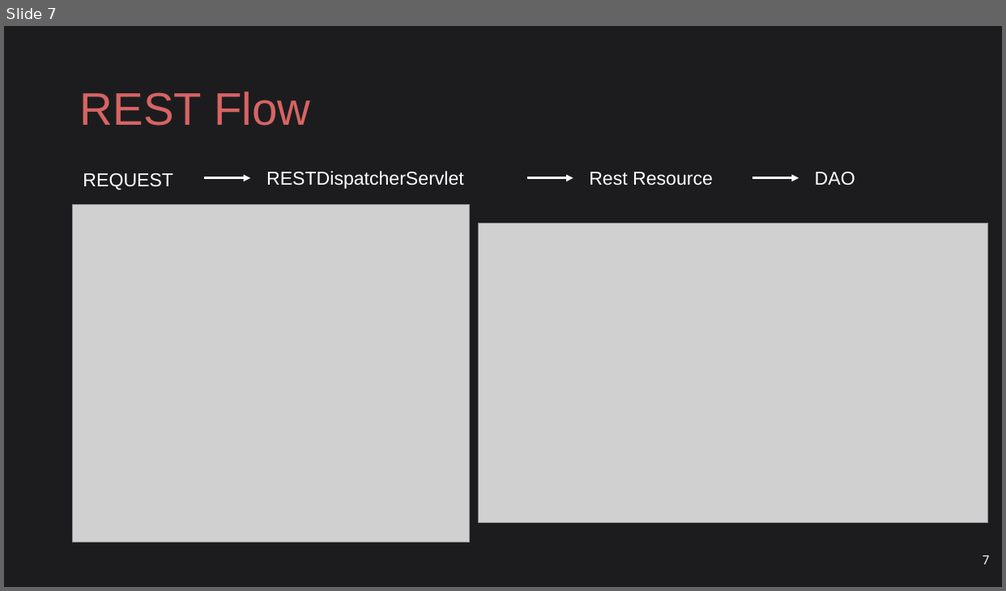
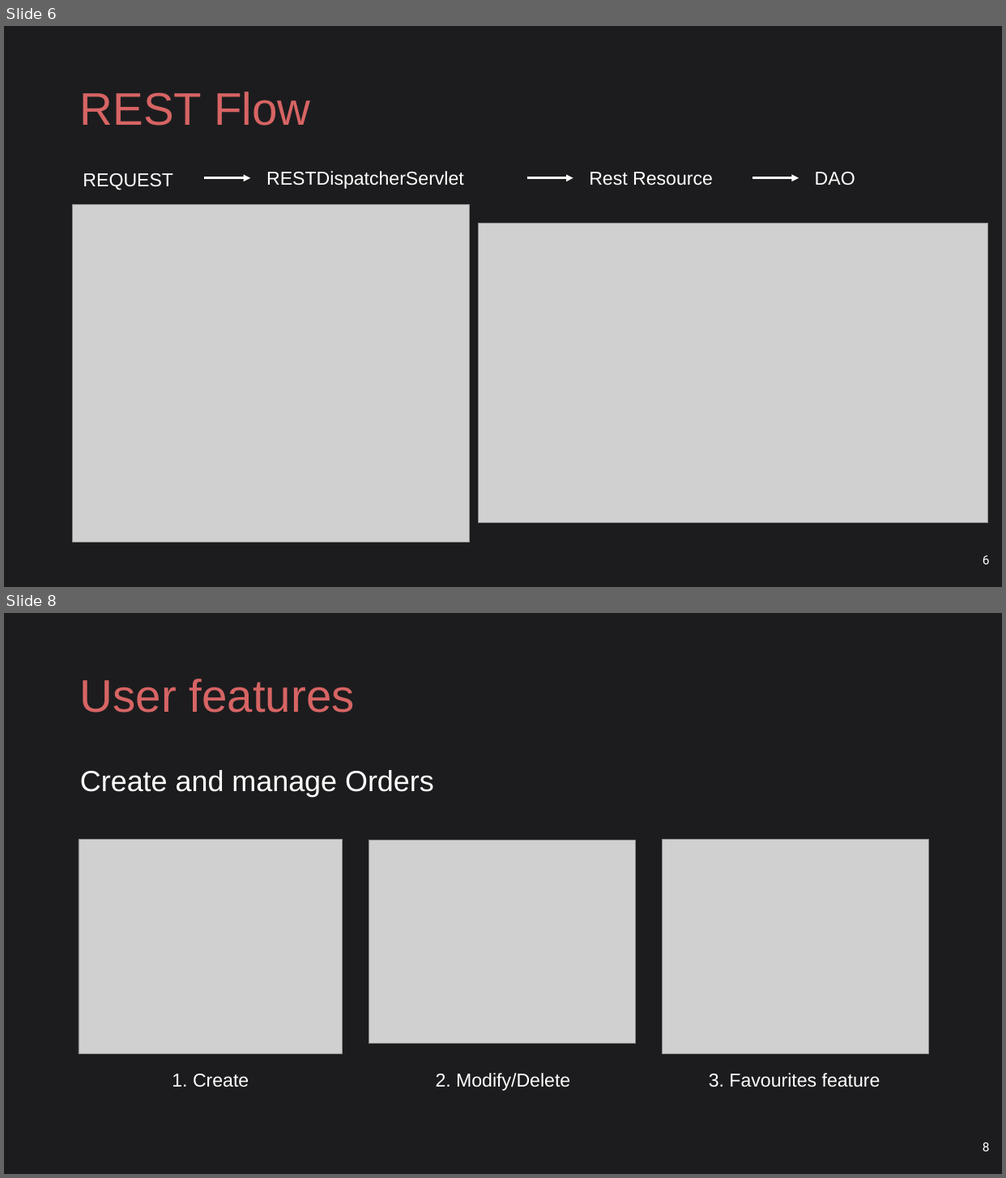
Before and after one commit to ludovicodimartino/webApplicationUniProject, a slide deck: WaCar.pptx. Shown one above the other, each under a label of ours: slide 7 before the commit, slides 6 and 8 after it; the slides between them are not shown. The pictures are 1006x591 and 1006x1178 pixels, drawn with LibreOffice and Linux fonts; fonts in the diff are those of the drawing; grey boxes stand for pictures. Boxes give left, top, right and bottom in pixels: in the first picture for what was removed or moved away, otherwise in the second. Text is boxed around its words. In the diff, an @@ line names an element or a change of style, - is before the commit and + after.

Commit message:
- PPT update - Padding in list orders (responsive)

```diff
--- a/WaCar.pptx
+++ b/WaCar.pptx
@@ slide 8 added at [4, 613, 1002, 1174], background #1C1C1E @@
@@ title added at [80, 679, 355, 713], 44 pt, text #D76464 @@
+User features
@@ text added at [80, 770, 434, 797], 28 pt, text #FFFFFF @@
+Create and manage Orders
@@ picture added at [79, 840, 343, 1054] @@
@@ picture added at [369, 841, 636, 1043] @@
@@ picture added at [663, 840, 929, 1054] @@
@@ text added at [172, 1074, 249, 1088], 18 pt, text #FFFFFF @@
+1. Create
@@ text added at [436, 1073, 570, 1091], 18 pt, text #FFFFFF @@
+2. Modify/Delete
@@ text added at [709, 1073, 880, 1088], 18 pt, text #FFFFFF @@
+3. Favourites feature
@@ page number added at [982, 1143, 990, 1152], 12 pt, text #FFFFFF @@
+8
@@ what was slide 7 is now slide 6 @@
@@ page number at [982, 556, 990, 565]: text changed @@
-7
+6
```
Also in this commit, not shown: 8 slides changed, 1 other slide added, 4 slides removed, 2 other files.
